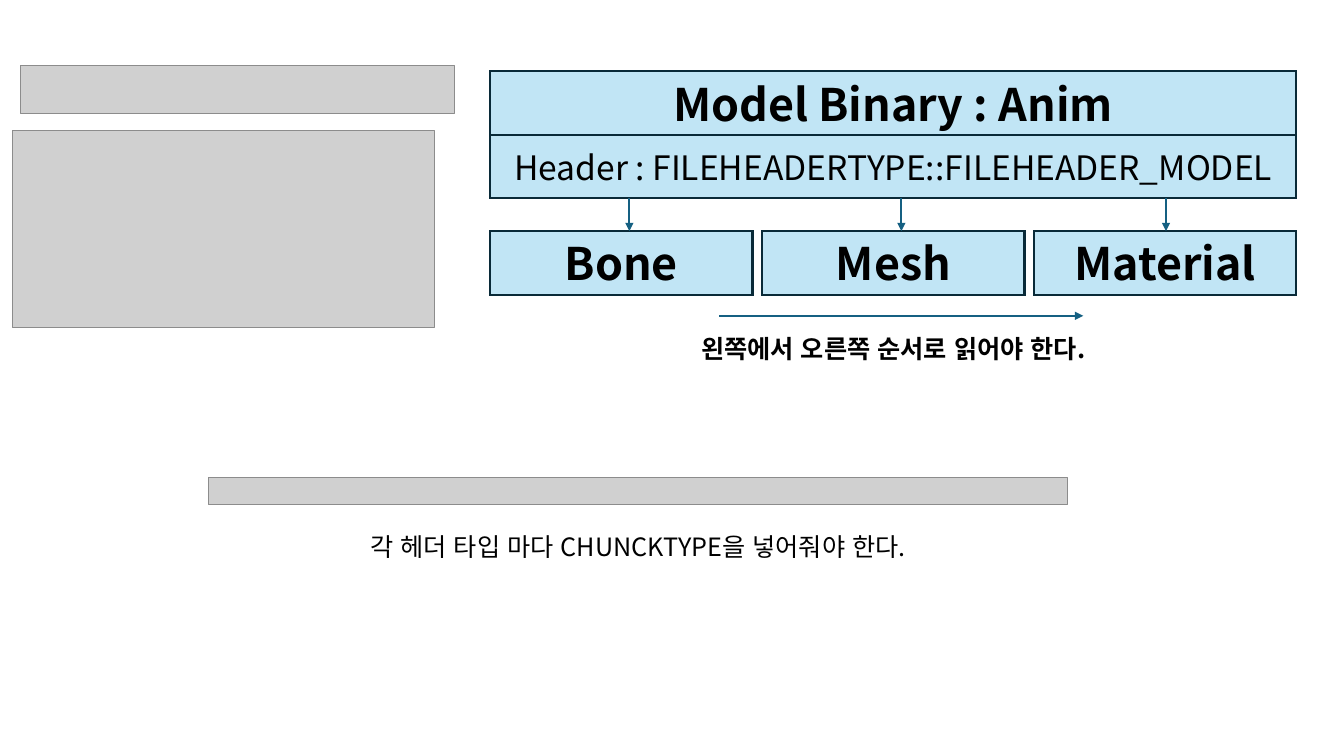
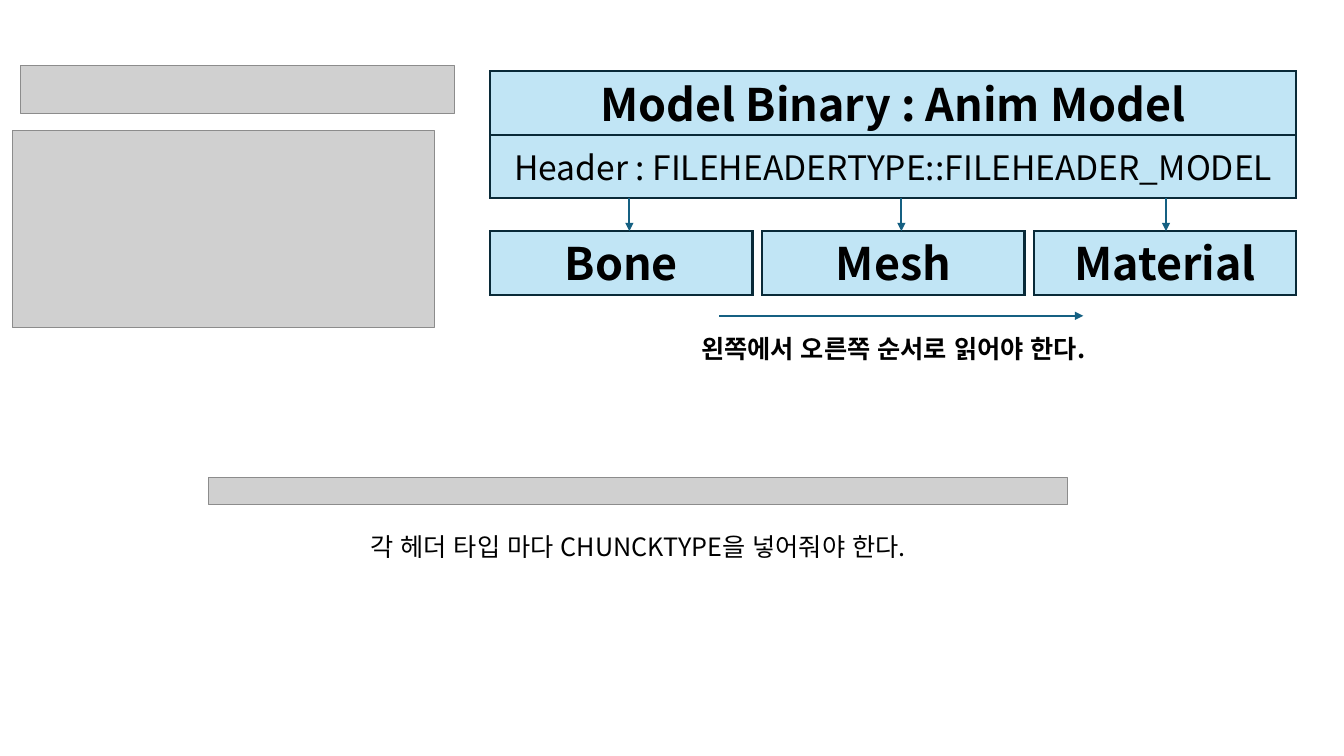
Before and after one commit to gnffk/DucKov, a slide deck: slide 4 of 바이너리화 한 파일 정보.pptx. Drawn at 1344x756 pixels with LibreOffice and Linux fonts; fonts in the diff are those of the drawing; grey boxes stand for pictures. Boxes give left, top, right and bottom in pixels: in the first picture for what was removed or moved away, otherwise in the second. Text is boxed around its words. In the diff, an @@ line names an element or a change of style, - is before the commit and + after.

```diff
--- a/바이너리화 한 파일 정보.pptx
+++ b/바이너리화 한 파일 정보.pptx
@@ text in rectangle at bbox=[600, 84, 1185, 131]: text changed @@
-Model Binary : Anim
+Model Binary : Anim Model
```
Also in this commit, not shown: 1 other slide changed, 2 slides added, 11 other files.
